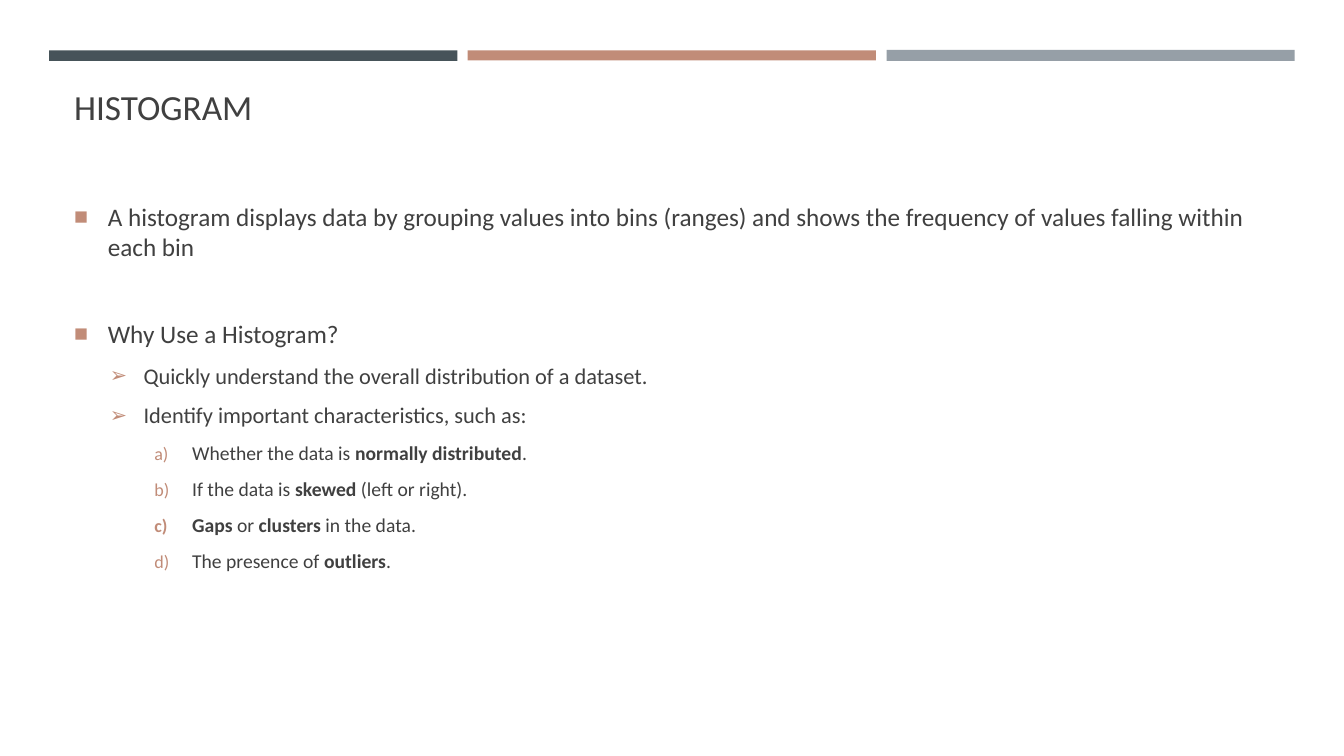
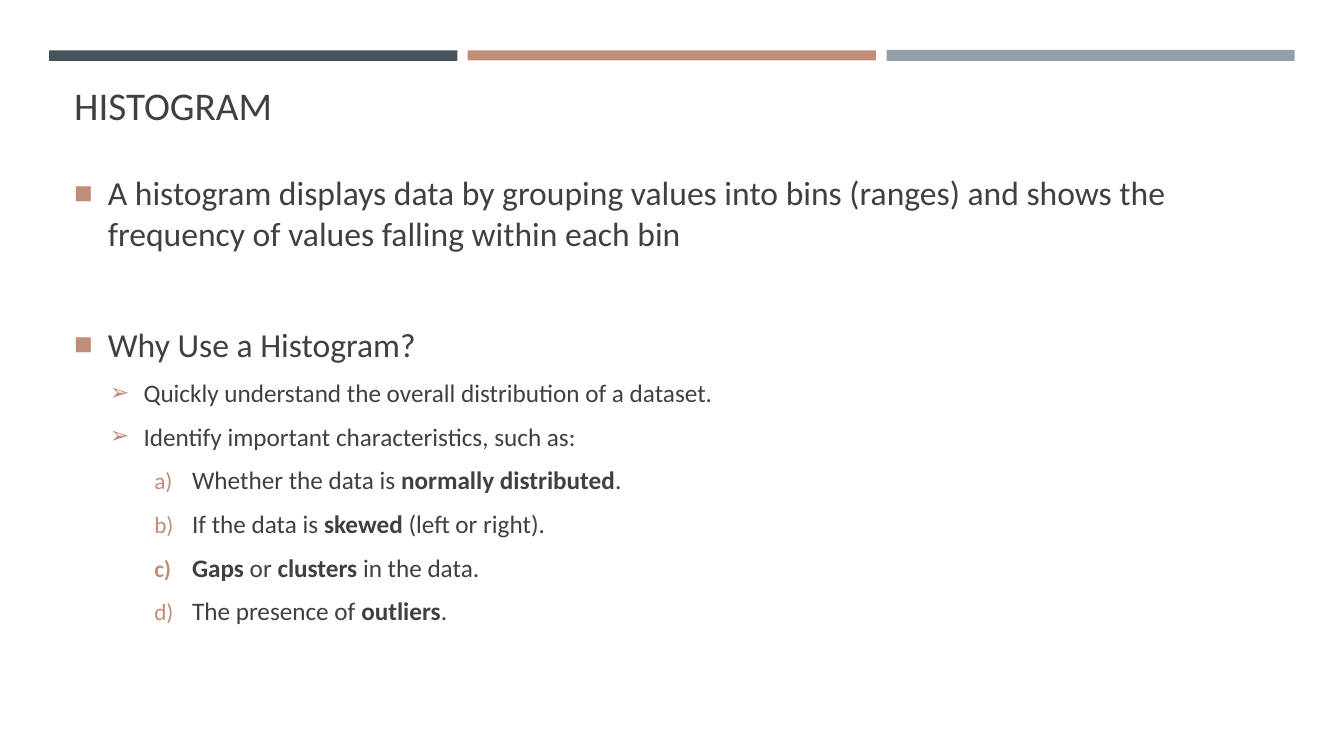
Before and after one commit to gisynw/geog-247, a slide deck: slide 5 of docs/Lectures/Week03/Week03_DataExploration.pptx. Drawn at 1344x756 pixels with LibreOffice and Linux fonts; fonts in the diff are those of the drawing. Boxes give left, top, right and bottom in pixels: in the first picture for what was removed or moved away, otherwise in the second. Text is boxed around its words. In the diff, an @@ line names an element or a change of style, - is before the commit and + after.

```diff
--- a/docs/Lectures/Week03/Week03_DataExploration.pptx
+++ b/docs/Lectures/Week03/Week03_DataExploration.pptx
@@ title "HISTOGRAM" at (x1=74, y1=94, x2=272, y2=121): size 25.2 to 28 pt @@
@@ text "A histogram displays data by ..." moved from (x1=108, y1=208, x2=1242, y2=571) to (x1=108, y1=180, x2=1165, y2=624) @@
@@ text "A histogram displays data by ..." at (x1=108, y1=180, x2=1165, y2=624): size 18 to 24 pt in "A histogram displays data by grouping values ...", "Why Use a Histogram?"; size 16 to 18 pt in "Quickly understand the overall distribution of a ...", "Identify important characteristics, such as:"; size 14 to 18 pt in "Whether the data is normally distributed.", "If the data is skewed (left or ...", "Gaps or clusters in the data.", "The presence of outliers."; more space between paragraphs @@
```
Also in this commit, not shown: 6 other slides changed, 1 slide added, 3 other files.
